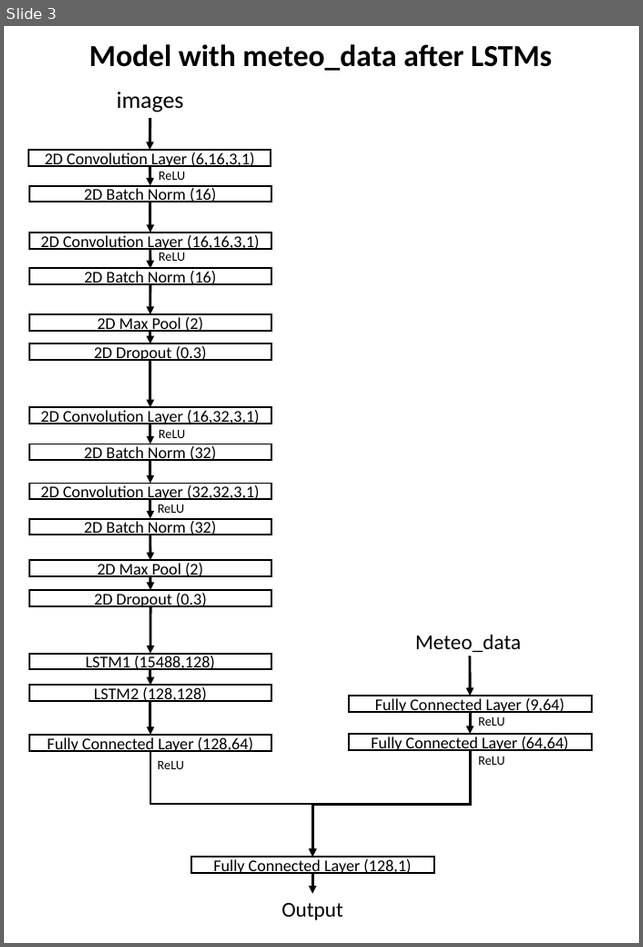
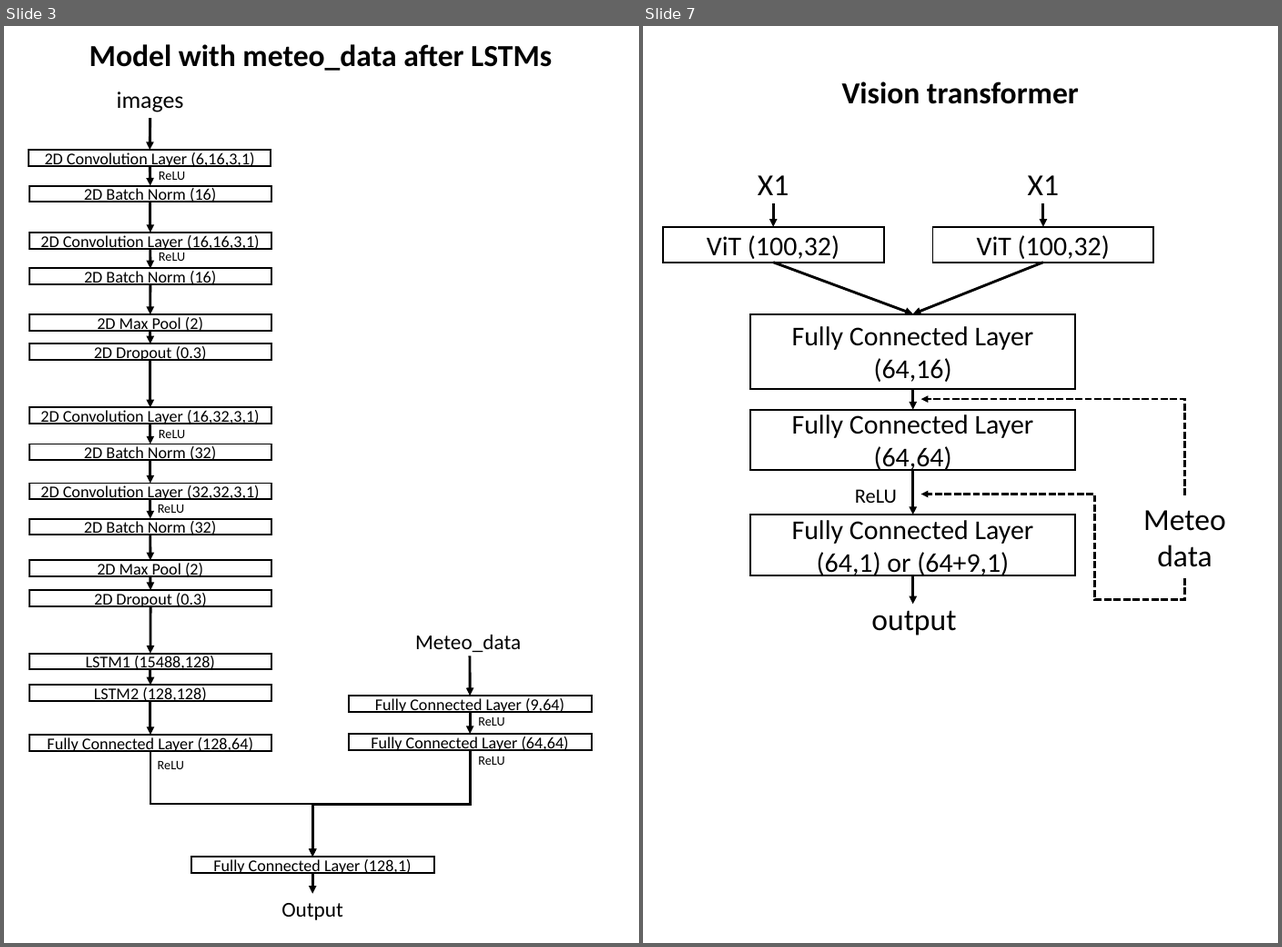
Before and after one commit to CS-433/ml-project-2-lapd, a slide deck: Model-schematics.pptx. Shown side by side, each under a label of ours: slide 3 before the commit, slides 3 and 7 after it; the slides between them are not shown. The pictures are 643x947 and 1282x947 pixels, drawn with LibreOffice and Linux fonts; fonts in the diff are those of the drawing. Boxes give left, top, right and bottom in pixels: in the first picture for what was removed or moved away, otherwise in the second. Text is boxed around its words. In the diff, an @@ line names an element or a change of style, - is before the commit and + after.

Commit message:
vision transformer

```diff
--- a/Model-schematics.pptx
+++ b/Model-schematics.pptx
@@ slide 7 added at (643,26,1278,943), background #FFFFFF @@
@@ text added at (842,82,1079,104), 26 pt, text #000000, bold @@
+Vision transformer
@@ text added at (758,175,789,195), 26 pt, text #000000 @@
+X1
@@ text added at (1028,175,1059,195), 26 pt, text #000000 @@
+X1
@@ arrow added from (773, 203) to (773, 227), #000000 2.25 pt @@
@@ arrow added from (1043, 203) to (1043, 227), #000000 2.25 pt @@
@@ rectangle added at (662,227,883,263), fill #FFFFFF, outline #000000 1.5 pt, 23.1 pt, text #000000 @@
+ViT (100,32)
@@ rectangle added at (932,227,1154,263), fill #FFFFFF, outline #000000 1.5 pt, 23.1 pt, text #000000 @@
+ViT (100,32)
@@ arrow added from (773, 263) to (913, 314), #000000 2.25 pt @@
@@ arrow added from (1043, 263) to (913, 314), #000000 2.25 pt @@
@@ rectangle added at (750,314,1076,388), fill #FFFFFF, outline #000000 1.5 pt, 23.1 pt, text #000000 @@
+Fully Connected Layer (64,16)
@@ arrow added from (913, 389) to (913, 410), #000000 2.25 pt @@
@@ elbow arrow added from (1185, 496) to (921, 399), #000000 2 pt dashed @@
@@ rectangle added at (750,410,1076,471), fill #FFFFFF, outline #000000 1.5 pt, 23.1 pt, text #000000 @@
+Fully Connected Layer (64,64)
@@ text added at (855,489,897,503), 17.3 pt, text #000000 @@
+ReLU
@@ arrow added from (913, 471) to (913, 515), #000000 2.25 pt @@
@@ rectangle added at (750,515,1076,576), fill #FFFFFF, outline #000000 1.5 pt, 23.1 pt, text #000000 @@
+Fully Connected Layer (64,1) or (64+9,1)
@@ elbow arrow added from (1185, 578) to (921, 495), #000000 2 pt dashed @@
@@ text added at (1143,510,1226,567), 26 pt, text #000000 @@
+Meteo data
@@ arrow added from (913, 576) to (913, 605), #000000 2.25 pt @@
@@ text added at (871,610,956,636), 26 pt, text #000000 @@
+output
```
Also in this commit, not shown: 3 other slides added.
